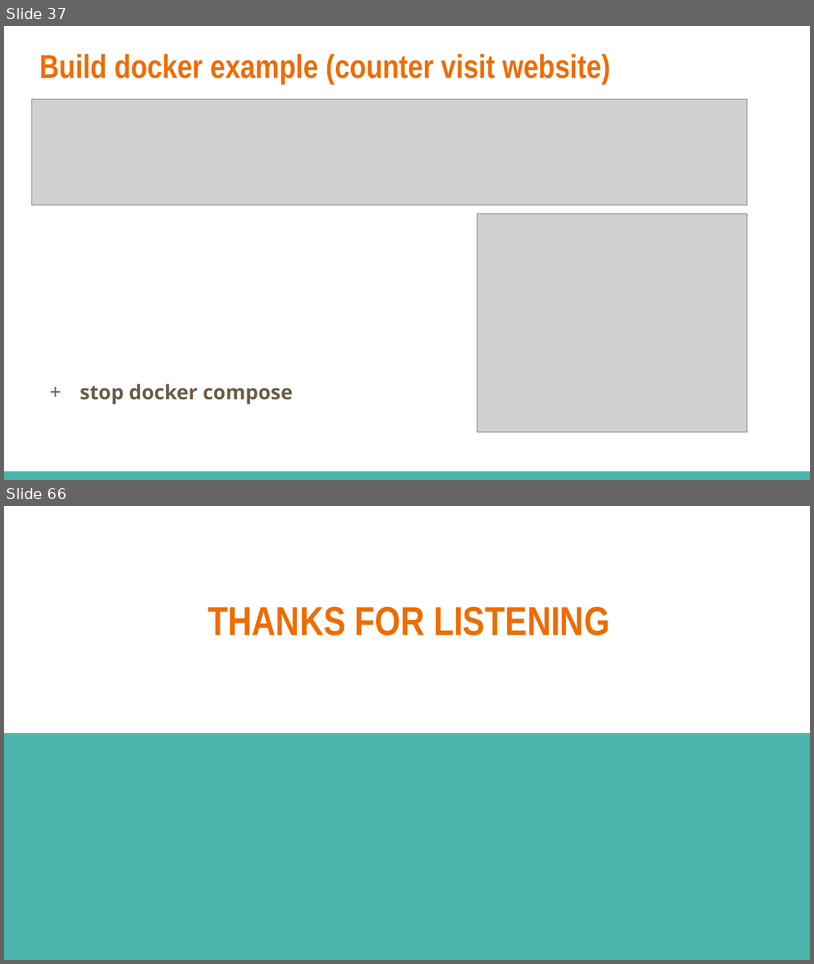
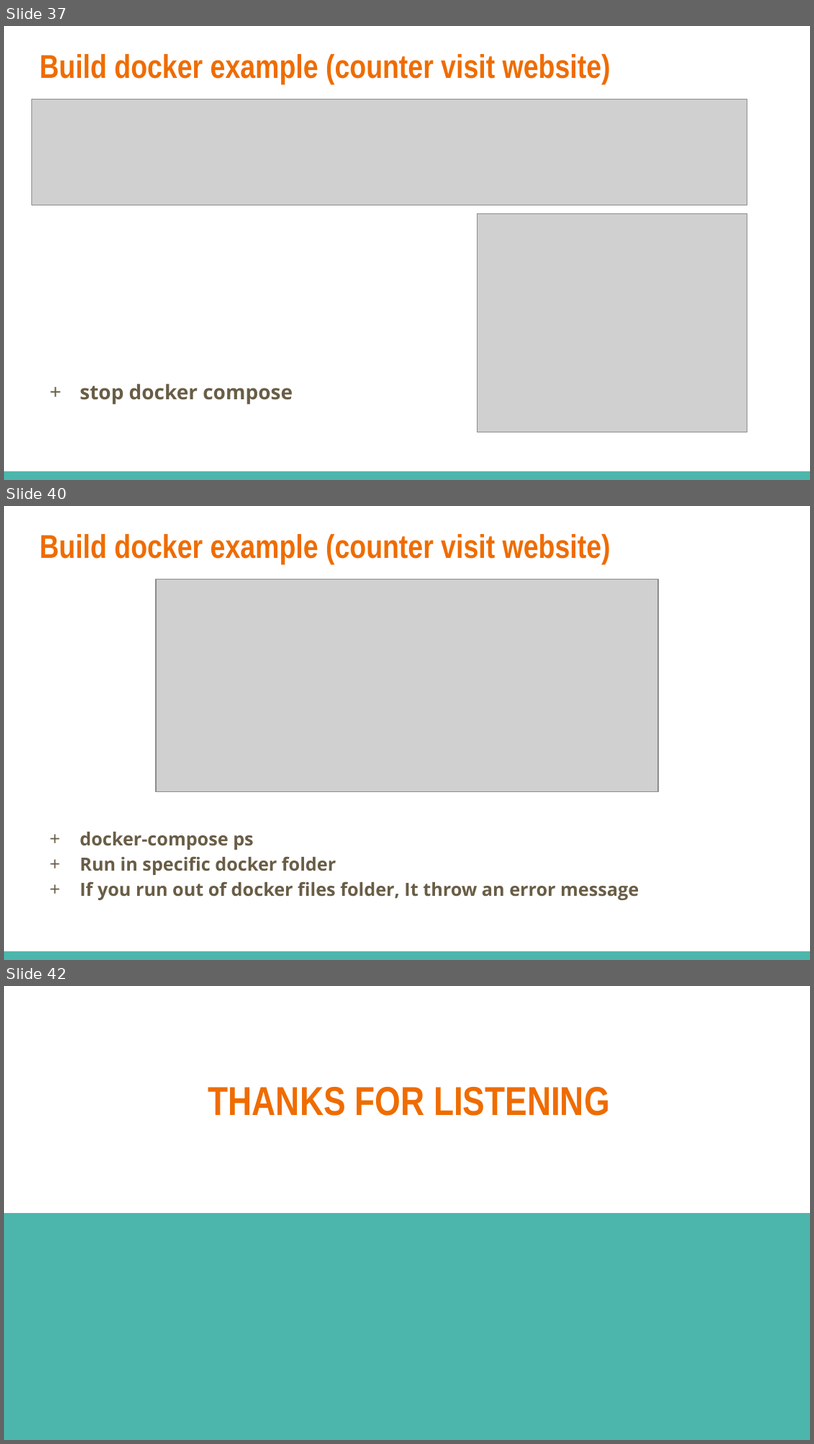
Before and after one commit to dinhhung09138/Learning-Example, a slide deck: Docker - 03 - Build a Custom Images Through Docker.pptx. Shown one above the other, each under a label of ours: slides 37 and 66 before the commit, slides 37, 40 and 42 after it; the slides between them are not shown. The pictures are 814x964 and 814x1444 pixels, drawn with LibreOffice and Linux fonts; fonts in the diff are those of the drawing; grey boxes stand for pictures. Boxes give left, top, right and bottom in pixels: in the first picture for what was removed or moved away, otherwise in the second. Text is boxed around its words. In the diff, an @@ line names an element or a change of style, - is before the commit and + after.

Commit message:
Docker compose

```diff
--- a/Docker - 03 - Build a Custom Images Through Docker.pptx
+++ b/Docker - 03 - Build a Custom Images Through Docker.pptx
@@ slide 40 added at [4,506,810,960], background #FFFFFF; not listed: 1 template element that a slide beside it also shows @@
@@ title added at [39,534,611,564], 29.4 pt, text #EF6C00, bold @@
+Build docker example (counter visit website)
@@ picture added at [156,579,658,791] @@
@@ text added at [80,831,639,900], 16.2 pt, text #695D46, bold @@
++ docker-compose ps
++ Run in specific docker folder
++ If you run out of docker files folder, It throw an error message
@@ what was slide 66 is now slide 42 @@
```
Also in this commit, not shown: 2 slides changed, 1 other slide added, 26 slides removed, 2 other files.
